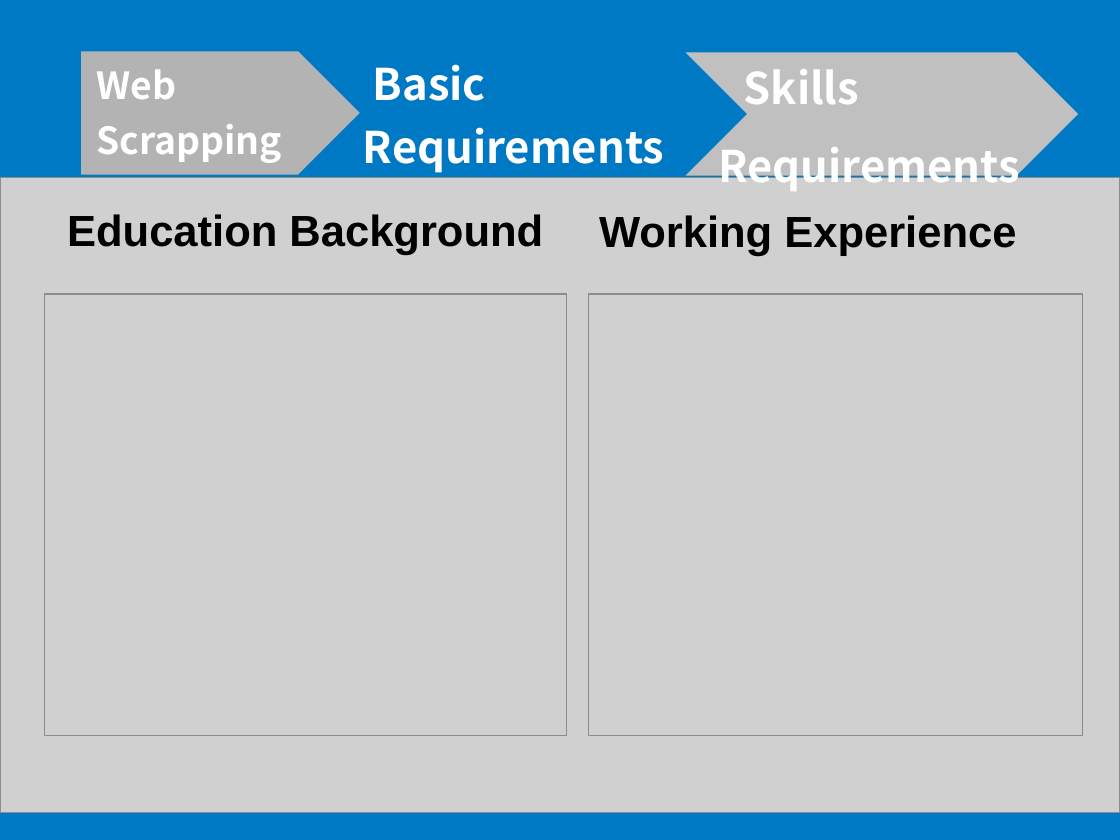
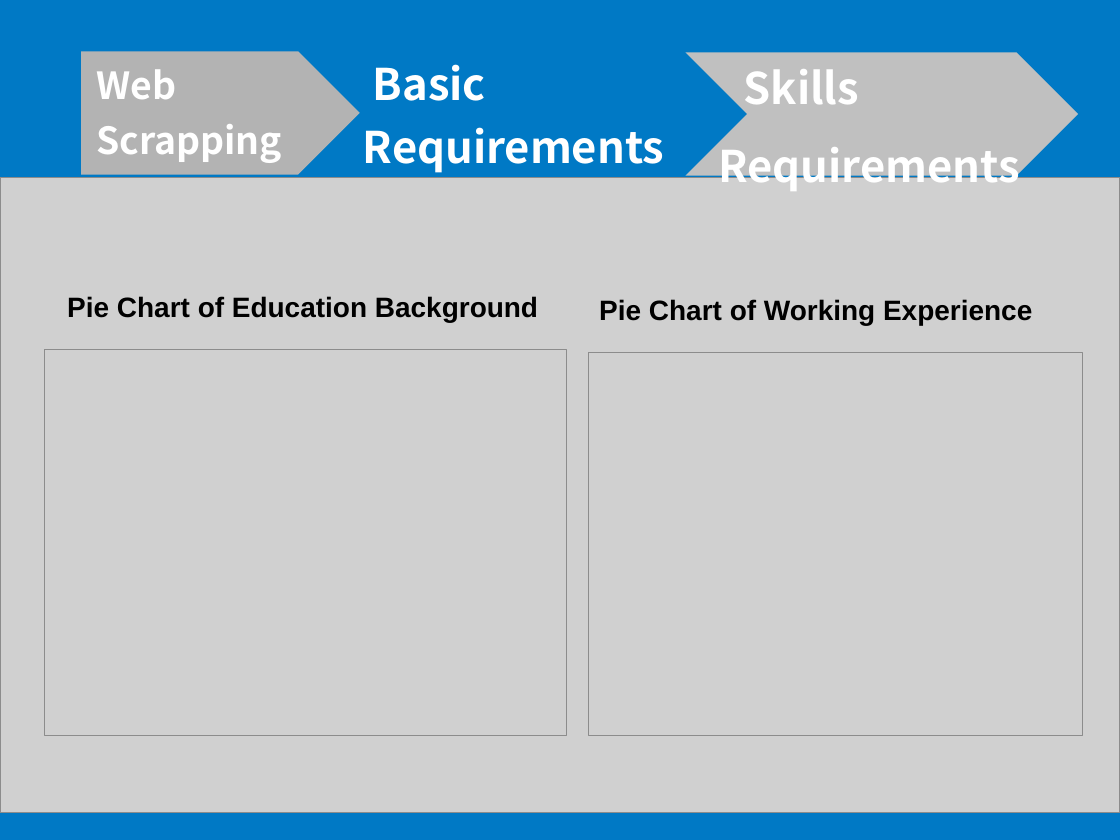
Before and after one commit to aoran1102/141B_group_project, a slide deck: slide 6 of 141B presentation.pptx. Drawn at 1120x840 pixels with LibreOffice and Linux fonts; fonts in the diff are those of the drawing; grey boxes stand for pictures; background and template pictures are left out. Boxes give left, top, right and bottom in pixels: in the first picture for what was removed or moved away, otherwise in the second. Text is boxed around its words. In the diff, an @@ line names an element or a change of style, - is before the commit and + after.

```diff
--- a/141B presentation.pptx
+++ b/141B presentation.pptx
@@ text at (67,296,538,322): text changed; size 28 to 18 pt @@
-Education Background
+Pie Chart of Education Background
@@ text at (599,299,1032,326): text changed; size 28 to 18 pt @@
-Working Experience
+Pie Chart of Working Experience
@@ picture: place and size @@
-picture at (45,295,567,736)
+picture at (45,349,567,736)
@@ picture: place and size @@
-picture at (588,295,1083,736)
+picture at (588,353,1083,735)
```
Also in this commit, not shown: 1 other slide changed.
